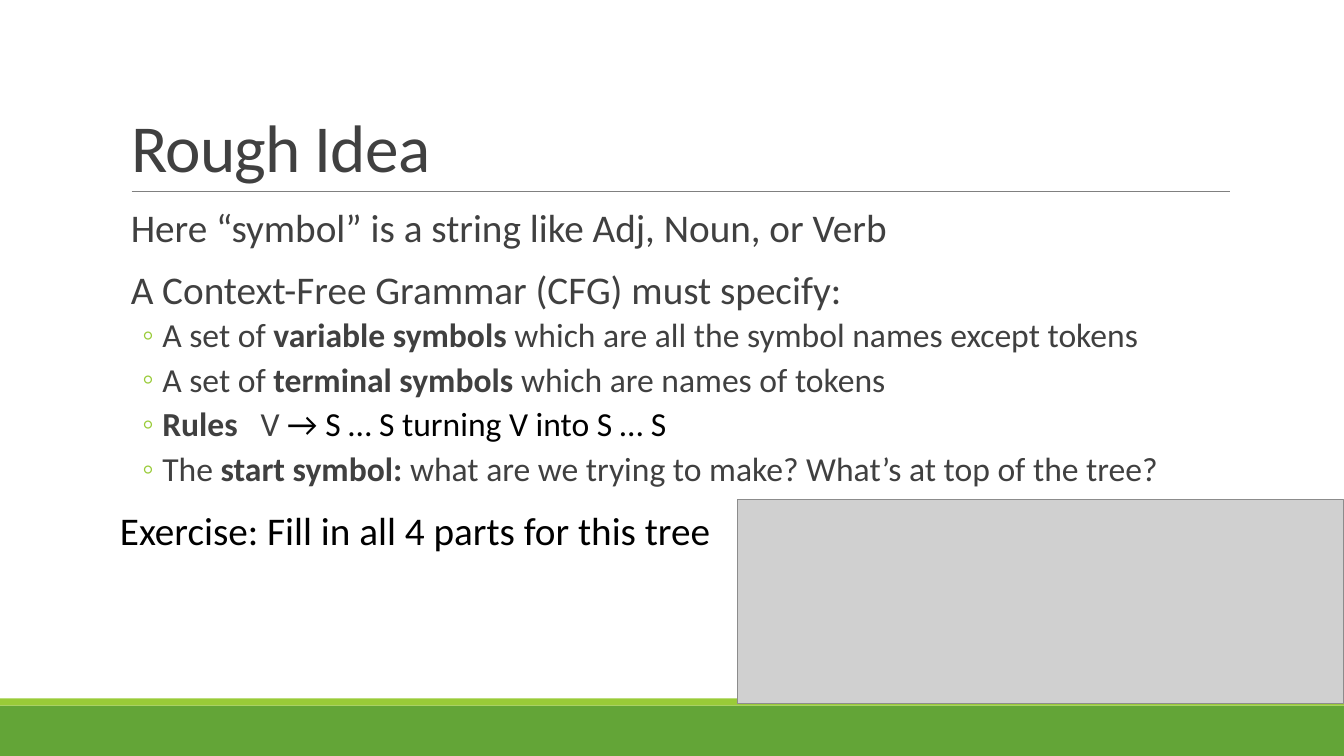
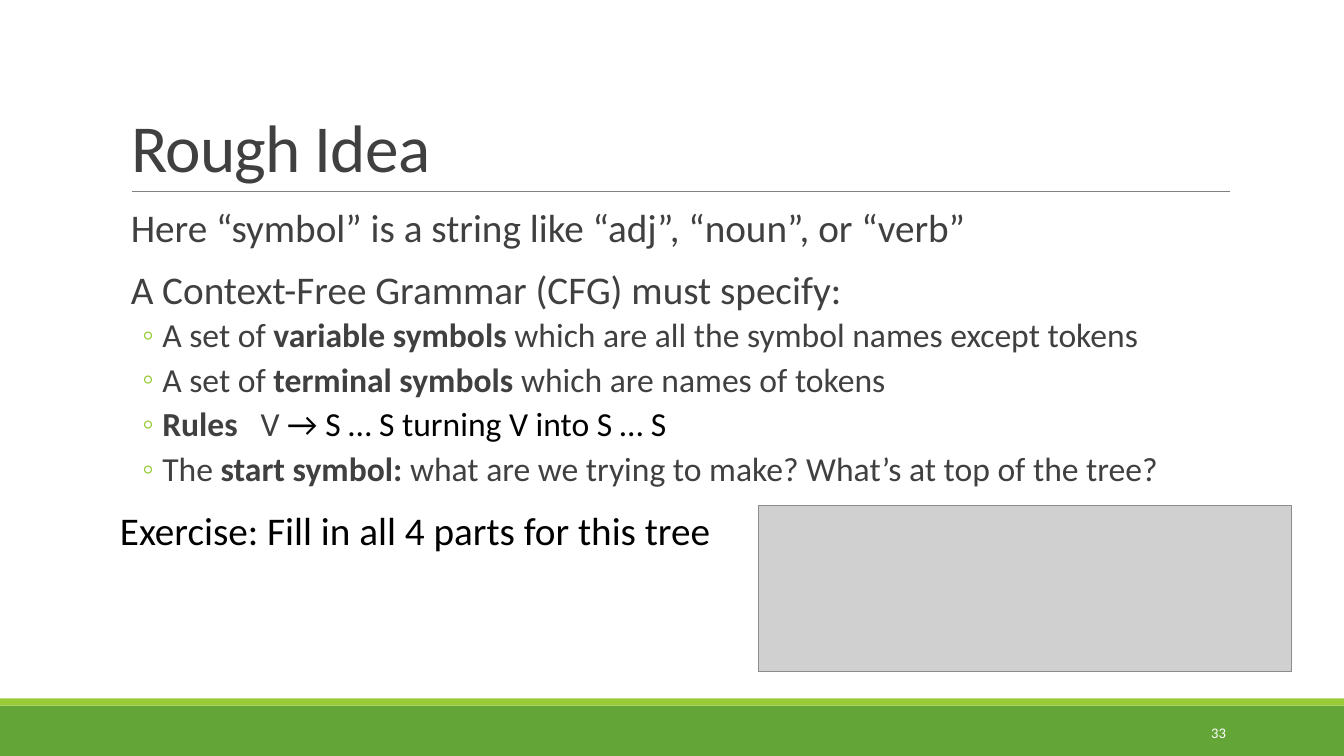
Before and after one commit to rbohrer/pl-course, a slide deck: slide 33 of LectureSlides/03Parsing.pptx (slide 38 before the commit). Drawn at 1344x756 pixels with LibreOffice and Linux fonts; fonts in the diff are those of the drawing; grey boxes stand for pictures. Boxes give left, top, right and bottom in pixels: in the first picture for what was removed or moved away, otherwise in the second. Text is boxed around its words. In the diff, an @@ line names an element or a change of style, - is before the commit and + after.

```diff
--- a/LectureSlides/03Parsing.pptx
+++ b/LectureSlides/03Parsing.pptx
@@ text at (131, 214, 965, 249): text changed @@
-  Here “symbol” is a string like Adj, Noun, or Verb
+  Here “symbol” is a string like “adj”, “noun”, or “verb”
@@ picture: place and size @@
-picture at (737, 500, 1344, 704)
+picture at (758, 505, 1292, 671)
@@ page number added at (1211, 728, 1226, 738), 10.5 pt, text #FFFFFF @@
+33
```
Also in this commit, not shown: 66 other slides changed, 5 slides added, 4 other files.
